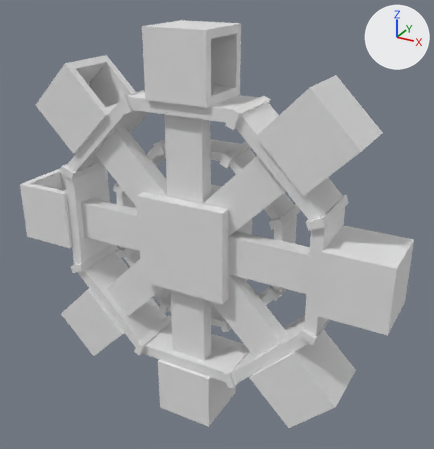
A saved change to the OBJ model src/main/resources/assets/immersiveengineering/models/bucketWheel.obj.
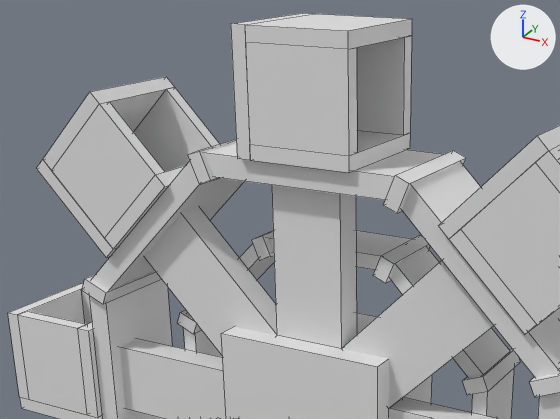
Each version appears first whole from a 50 mm camera at (4.51, -7.5, 4.07) aimed at (0.24, 0.26, 0.19), and next in a close-up on the part from 4% to 74% of the width and 3% to 54% of the height. Every picture has the same lights, and +X, +Y and +Z are marked at upper right. The close-ups show mesh edges as thin lines. Where no turn or scale is listed for an object, it has been applied to the vertices.

In view in the first close-up: 'bucketWheel'.
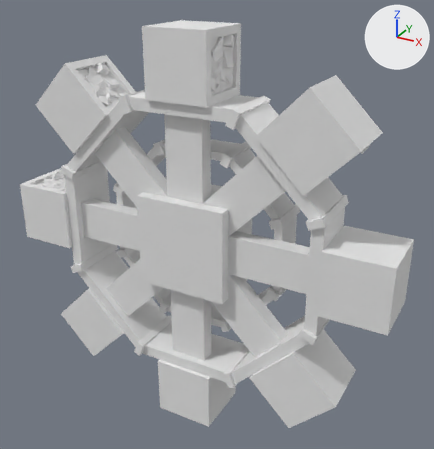
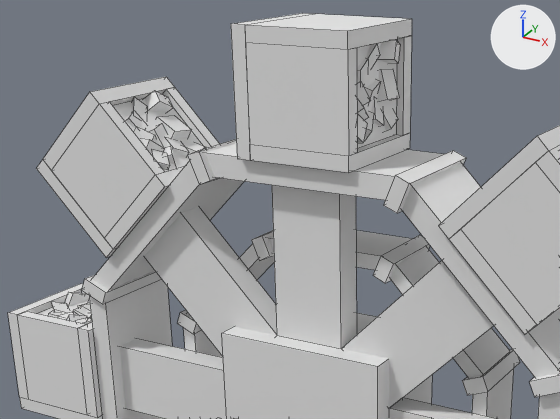
Boxes (x1, y1, x2, y2) around the edits, measured in the close-ups (560 x 419 px):
'dig0', added: after (357, 39, 400, 149)
'dig1', added: after (113, 90, 206, 172)
'dig2', added: after (38, 292, 92, 324)

The change, as a list of edits to the scene's bpy script:
```text
Add mat_none:
    mat_none = principled_material('None')
    mat_none.base_color = (0.8, 0.8, 0.8)  # white #e7e7e7
    mat_none.roughness = 1.0
Add me_dig2:
    me_dig2.from_pydata(...)  # 92 vertices, 48 faces; spans x -3.125..-2.375, y -0.375..0.375, z 0.22..0.547
    me_dig2.materials.append(mat_none)  # white #e7e7e7
Add me_dig1:
    me_dig1.from_pydata(...)  # 92 vertices, 48 faces; spans x -1.944..-1.37, y -0.375..0.375, z 1.923..2.579
    me_dig1.materials.append(mat_none)  # white #e7e7e7
Add me_dig0:
    me_dig0.from_pydata(...)  # 92 vertices, 48 faces; spans x 0.22..0.547, y -0.375..0.375, z 2.375..3.125
    me_dig0.materials.append(mat_none)  # white #e7e7e7
Add ob_dig2:
    ob_dig2 = bpy.data.objects.new('dig2', me_dig2)
    ob_dig2.location = (0.0, 0.0, 0.0)
Add ob_dig1:
    ob_dig1 = bpy.data.objects.new('dig1', me_dig1)
    ob_dig1.location = (0.0, 0.0, 0.0)
Add ob_dig0:
    ob_dig0 = bpy.data.objects.new('dig0', me_dig0)
    ob_dig0.location = (0.0, 0.0, 0.0)
```
